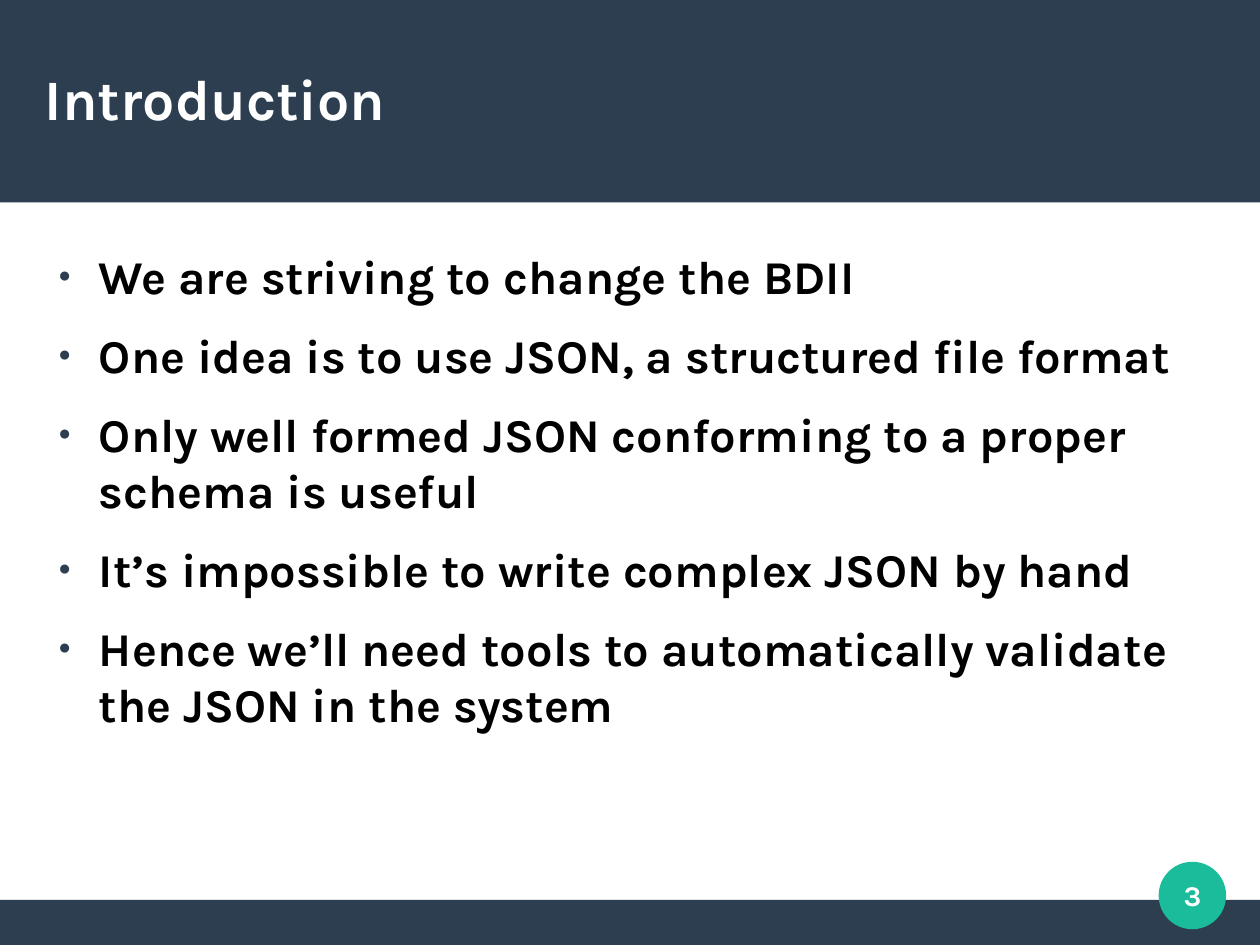
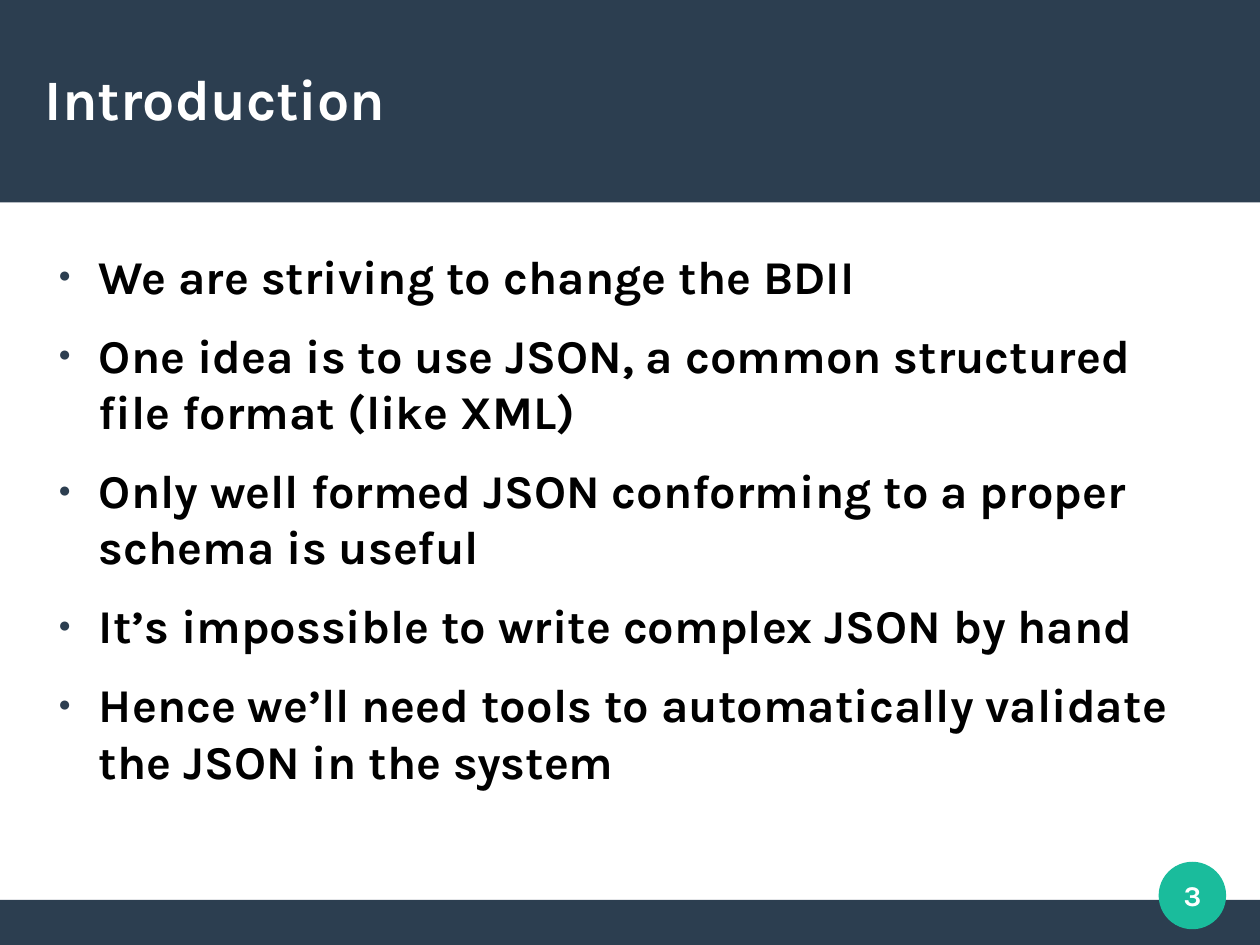
Before and after one commit to sjones-hep-ph-liv-ac-uk/json_info_system, a slide deck: slide 3 of v1.5/slides/json_info_system.odp. Drawn at 1260x945 pixels with LibreOffice and Linux fonts; fonts in the diff are those of the drawing. Boxes give left, top, right and bottom in pixels: in the first picture for what was removed or moved away, otherwise in the second. Text is boxed around its words. In the diff, an @@ line names an element or a change of style, - is before the commit and + after.

Commit message:
reorg the dir struct

```diff
--- a/v1.5/slides/json_info_system.odp
+++ b/v1.5/slides/json_info_system.odp
@@ text at [99,339,1130,435]: text changed @@
-● One idea is to use JSON, a structured file format
+● One idea is to use JSON, a common structured file format (like XML)
```
Also in this commit, not shown: 11 other slides changed, 1 slide added, 1 other file.
